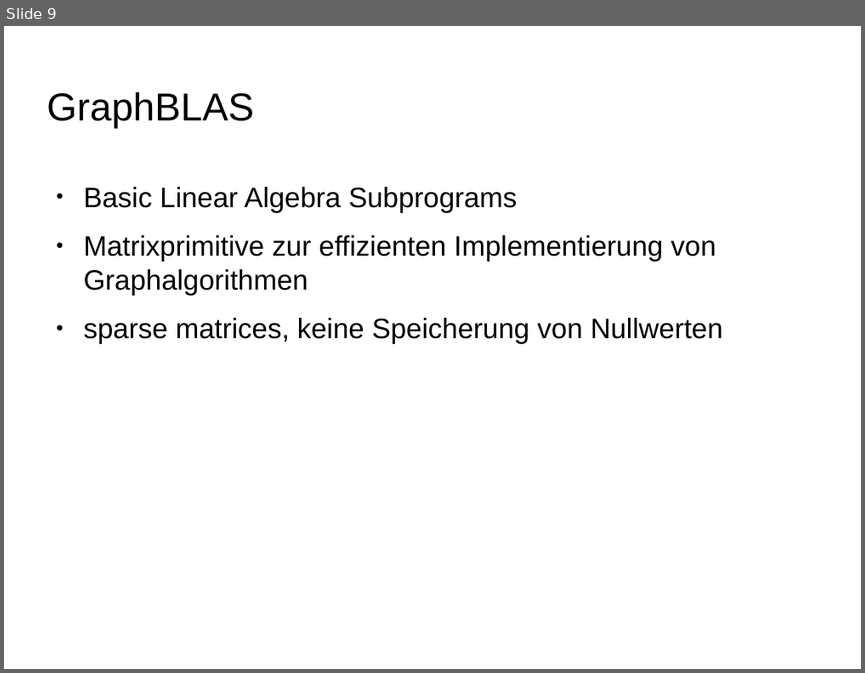
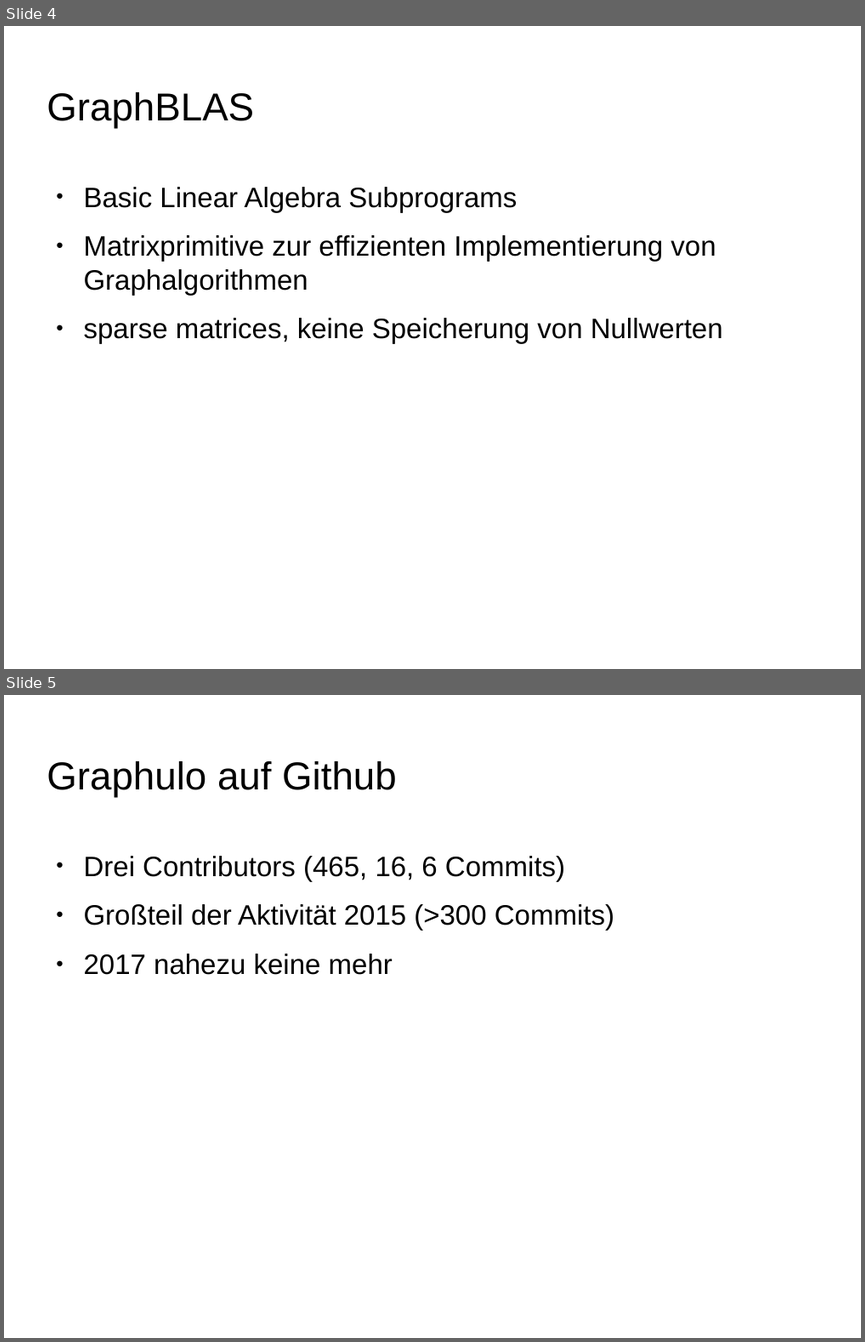
Before and after one commit to ScaDS/dblp-graphulo, a slide deck: doc/testat1.odp. Shown one above the other, each under a label of ours: slide 9 before the commit, slides 4 and 5 after it. The pictures are 865x673 and 865x1342 pixels, drawn with LibreOffice and Linux fonts; fonts in the diff are those of the drawing; background and template pictures are left out. Boxes give left, top, right and bottom in pixels: in the first picture for what was removed or moved away, otherwise in the second. Text is boxed around its words. In the diff, an @@ line names an element or a change of style, - is before the commit and + after.

```diff
--- a/doc/testat1.odp
+++ b/doc/testat1.odp
@@ slide 5 added at bbox=[4, 695, 861, 1338], background picture (left out) @@
@@ title added at bbox=[46, 761, 397, 798], 36 pt, text #000000 @@
+Graphulo auf Github
@@ text added at bbox=[84, 856, 614, 975], 26 pt, text #000000 @@
+● Drei Contributors (465, 16, 6 Commits)
+● Großteil der Aktivität 2015 (>300 Commits)
+● 2017 nahezu keine mehr
@@ what was slide 9 is now slide 4 @@
```
Also in this commit, not shown: 5 slides changed, 7 other slides added, 1 slide removed, 2 other files.
